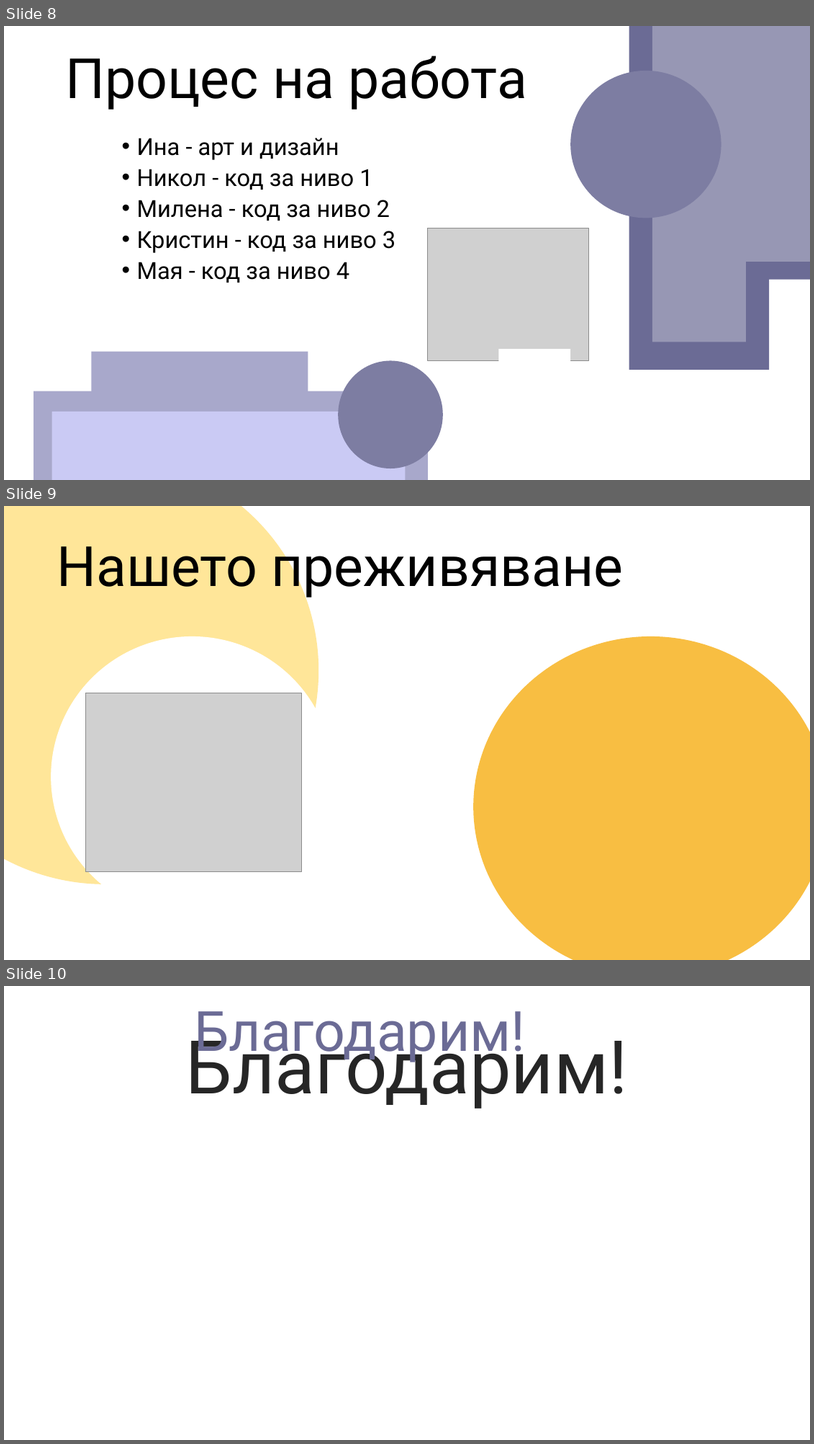
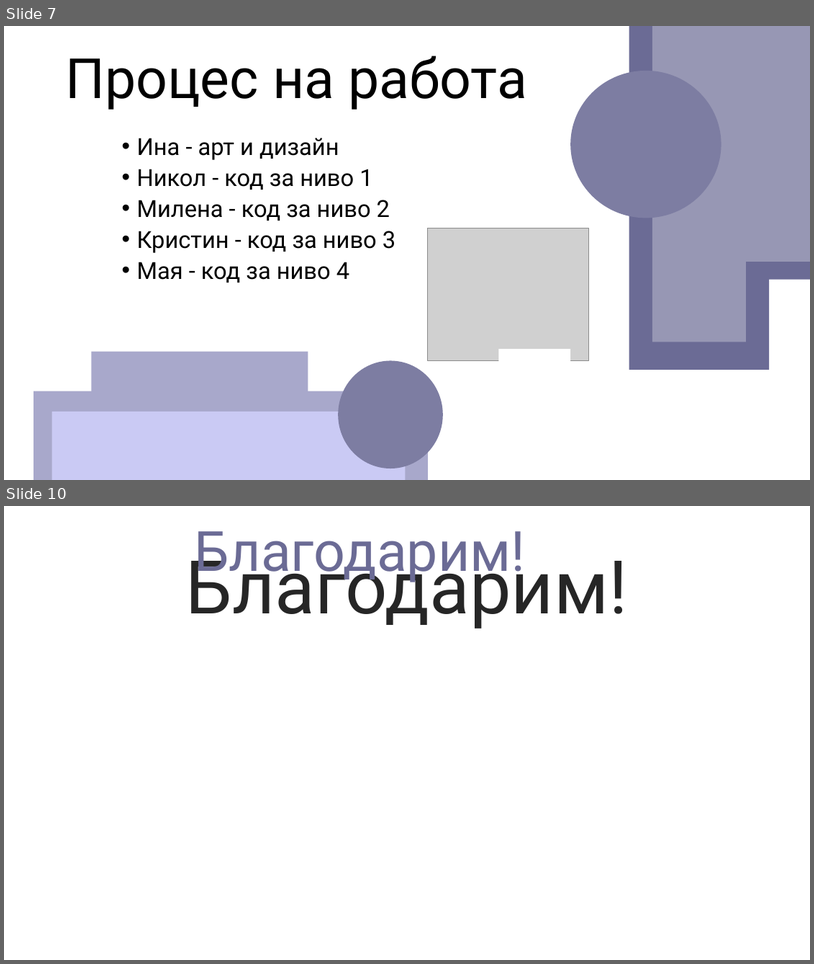
Before and after one commit to kristin-lina-todorova/Pomelo, a slide deck: techscape.pptx. Shown one above the other, each under a label of ours: slides 8, 9 and 10 before the commit, slides 7 and 10 after it; the slides between them are not shown. The pictures are 814x1444 and 814x964 pixels, drawn with LibreOffice and Linux fonts; fonts in the diff are those of the drawing; grey boxes stand for pictures; background and template pictures are left out. Boxes give left, top, right and bottom in pixels: in the first picture for what was removed or moved away, otherwise in the second. Text is boxed around its words. In the diff, an @@ line names an element or a change of style, - is before the commit and + after.

```diff
--- a/techscape.pptx
+++ b/techscape.pptx
@@ slide 9 removed at [4, 506, 810, 960], background #FFFFFF @@
@@ ellipse removed at [4, 506, 319, 884] @@
@@ title removed at [57, 536, 623, 599] @@
-Нашето преживяване
@@ ellipse removed at [52, 636, 334, 917] @@
@@ ellipse removed at [473, 636, 810, 960] @@
@@ picture removed at [86, 693, 301, 871] @@
@@ what was slide 8 is now slide 7 @@
```
Also in this commit, not shown: 2 slides changed, 2 slides added, 1 other slide removed.
